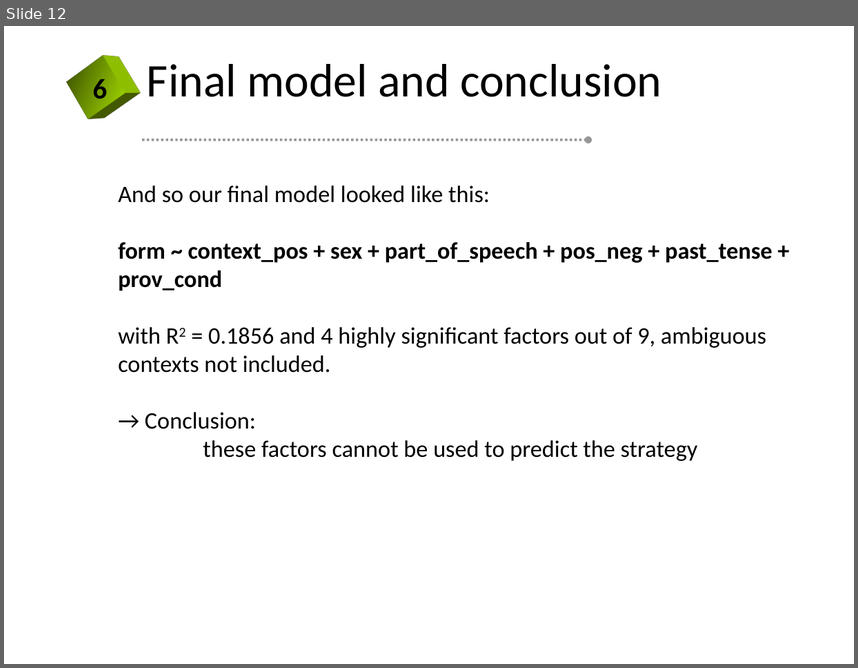
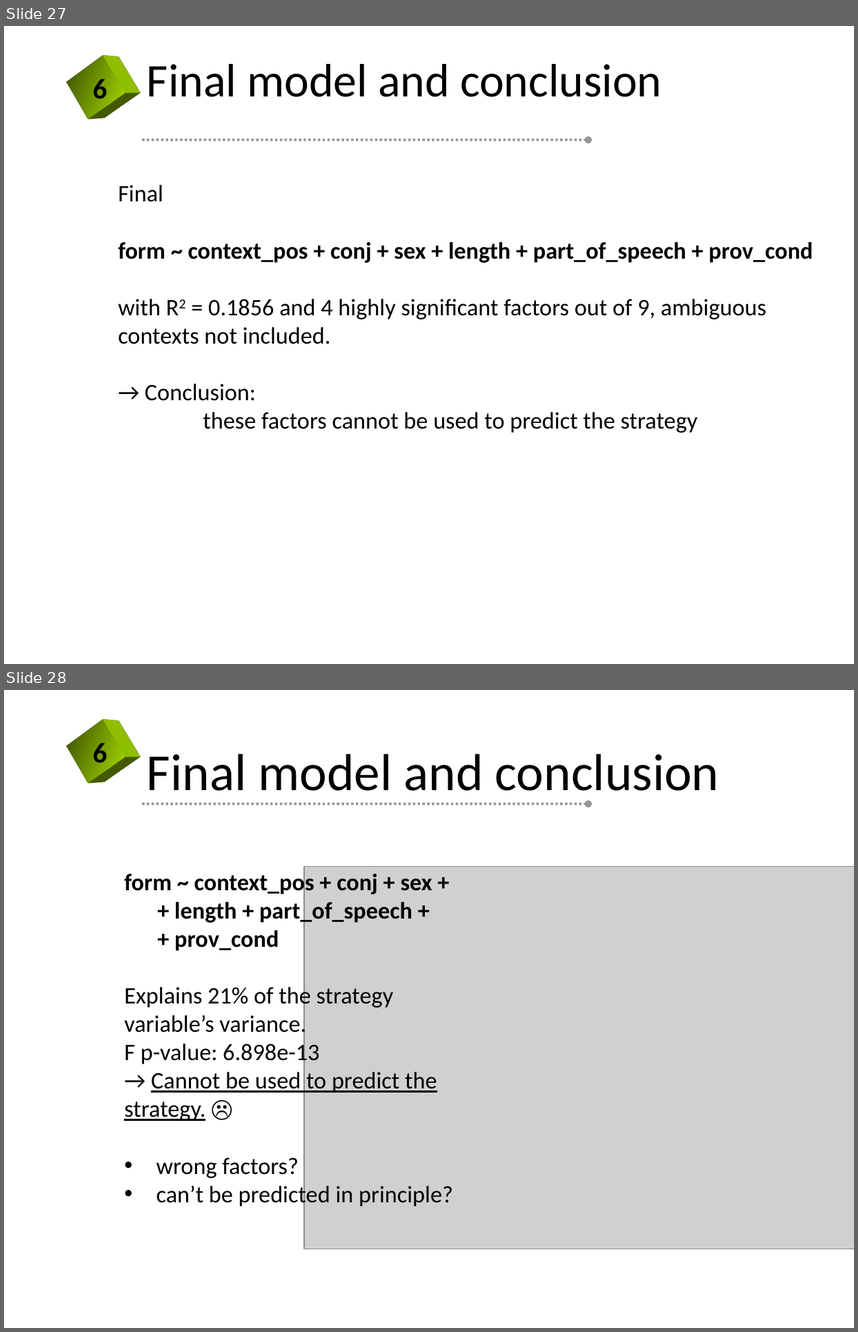
Before and after one commit to kateabr/r_project_data, a slide deck: slides.pptx. Shown one above the other, each under a label of ours: slide 12 before the commit, slides 27 and 28 after it. The pictures are 858x668 and 858x1332 pixels, drawn with LibreOffice and Linux fonts; fonts in the diff are those of the drawing; grey boxes stand for pictures; background and template pictures are left out. Boxes give left, top, right and bottom in pixels: in the first picture for what was removed or moved away, otherwise in the second. Text is boxed around its words. In the diff, an @@ line names an element or a change of style, - is before the commit and + after.

```diff
--- a/slides.pptx
+++ b/slides.pptx
@@ slide 28 added at [4, 690, 854, 1328], background picture (left out) @@
@@ rectangle added at [63, 720, 128, 783], fill gradient #99CC00 to #6D9200 @@
@@ text added at [93, 743, 107, 762], 24 pt, text #000000, bold @@
+6
@@ title added at [147, 753, 720, 802], 44 pt, text #000000 @@
+Final model and conclusion
@@ arrow added from (142, 804) to (588, 804), #969696 2 pt dashed @@
@@ text added at [124, 871, 453, 1208], 20 pt, text #000000 @@
+form ~ context_pos + conj + sex +
++ length + part_of_speech +
++ prov_cond
+Explains 21% of the strategy variable’s variance.
+F p-value: 6.898e-13
+→ Cannot be used to predict the strategy. ☹
+• wrong factors?
+• can’t be predicted in principle?
@@ picture added at [304, 866, 854, 1248] @@
@@ what was slide 12 is now slide 27 @@
@@ slide 27 changed as well @@
@@ text at [118, 185, 813, 263]: text changed @@
-And so our final model looked like this:
-form ~ context_pos + sex + part_of_speech + pos_neg + past_tense + prov_cond
+Final
+form ~ context_pos + conj + sex + length + part_of_speech + prov_cond
```
Also in this commit, not shown: 7 other slides changed, 16 other slides added, 1 slide removed.
